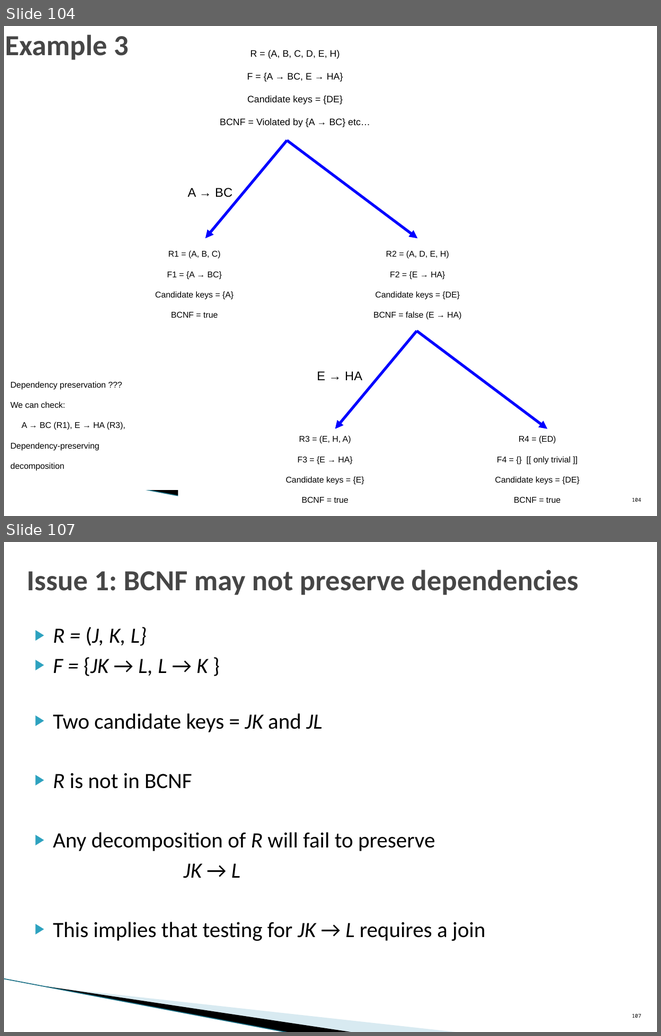
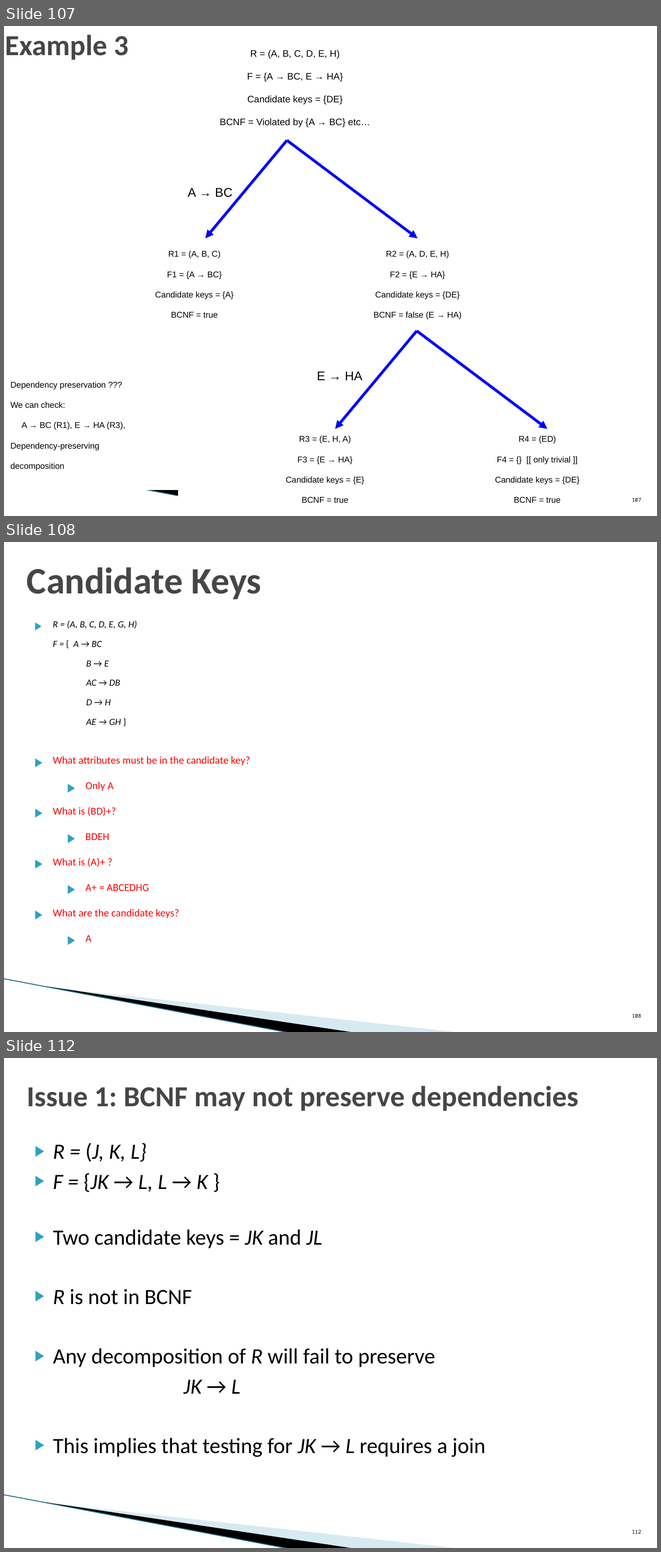
Before and after one commit to umddb/cmsc424-spring2024, a slide deck: Slides/03-E-R-Normalization.pptx. Shown one above the other, each under a label of ours: slides 104 and 107 before the commit, slides 107, 108 and 112 after it; the slides between them are not shown. The pictures are 661x1036 and 661x1552 pixels, drawn with LibreOffice and Linux fonts; fonts in the diff are those of the drawing; background and template pictures are left out. Boxes give left, top, right and bottom in pixels: in the first picture for what was removed or moved away, otherwise in the second. Text is boxed around its words. In the diff, an @@ line names an element or a change of style, - is before the commit and + after.

```diff
--- a/Slides/03-E-R-Normalization.pptx
+++ b/Slides/03-E-R-Normalization.pptx
@@ slide 108 added at box(4, 542, 657, 1032), background #FFFFFF; not listed: 3 template elements that a slide beside it also shows @@
@@ title added at box(27, 567, 261, 599), 41 pt, text #464646, bold @@
+Candidate Keys
@@ text added at box(53, 620, 250, 942), 20 pt, text #FF0000 @@
+▶ R = (A, B, C, D, E, G, H)
+  F = { A → BC
+  B → E
+  AC → DB
+  D → H
+  AE → GH }
+▶ What attributes must be in the candidate key?
+  ▶ Only A
+▶ What is (BD)+?
+  ▶ BDEH
+▶ What is (A)+ ?
+  ▶ A+ = ABCEDHG
+▶ What are the candidate keys?
+  ▶ A
@@ page number added at box(632, 1014, 642, 1017), 10 pt, text #000000 @@
+108
@@ what was slide 104 is now slide 107 @@
@@ page number at box(632, 498, 642, 501): text changed @@
-104
+107
@@ what was slide 107 is now slide 112 @@
@@ page number at box(632, 1530, 642, 1533): text changed @@
-107
+112
```
Also in this commit, not shown: 4 slides changed, 10 other slides added, 2 other files.
